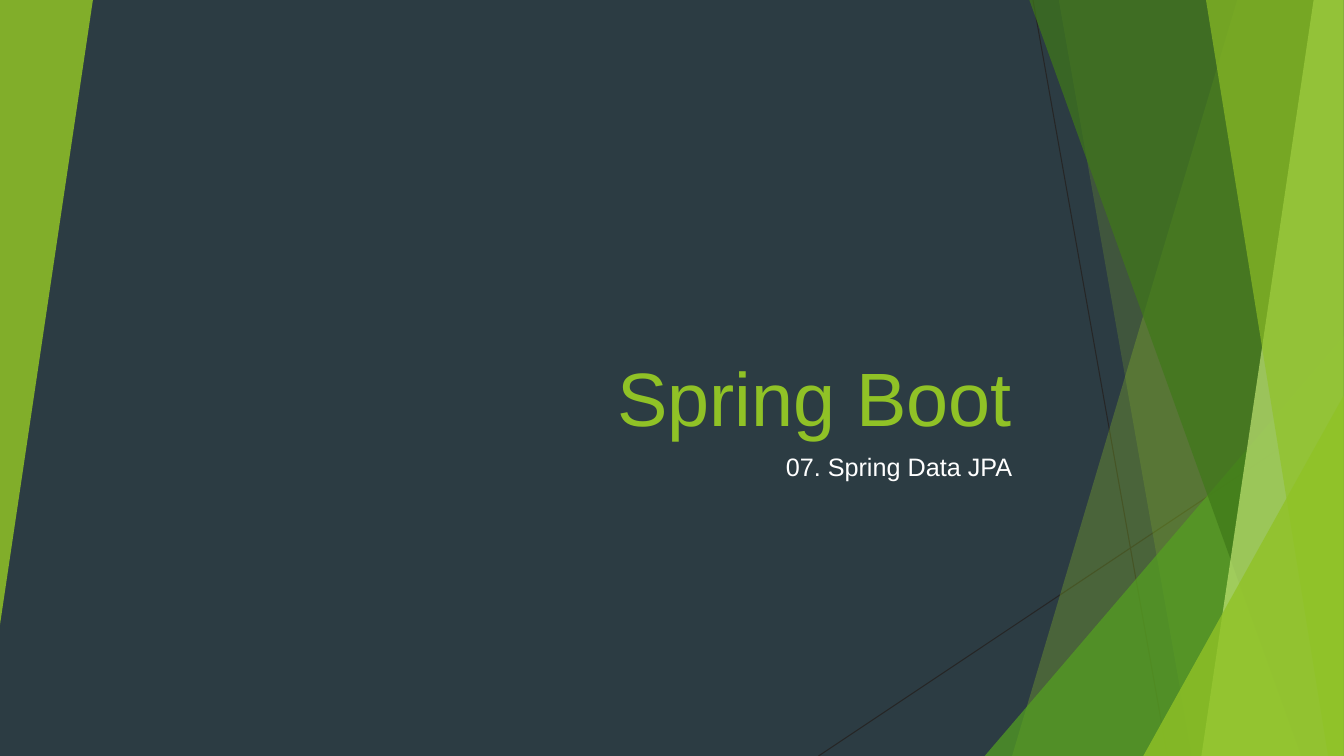
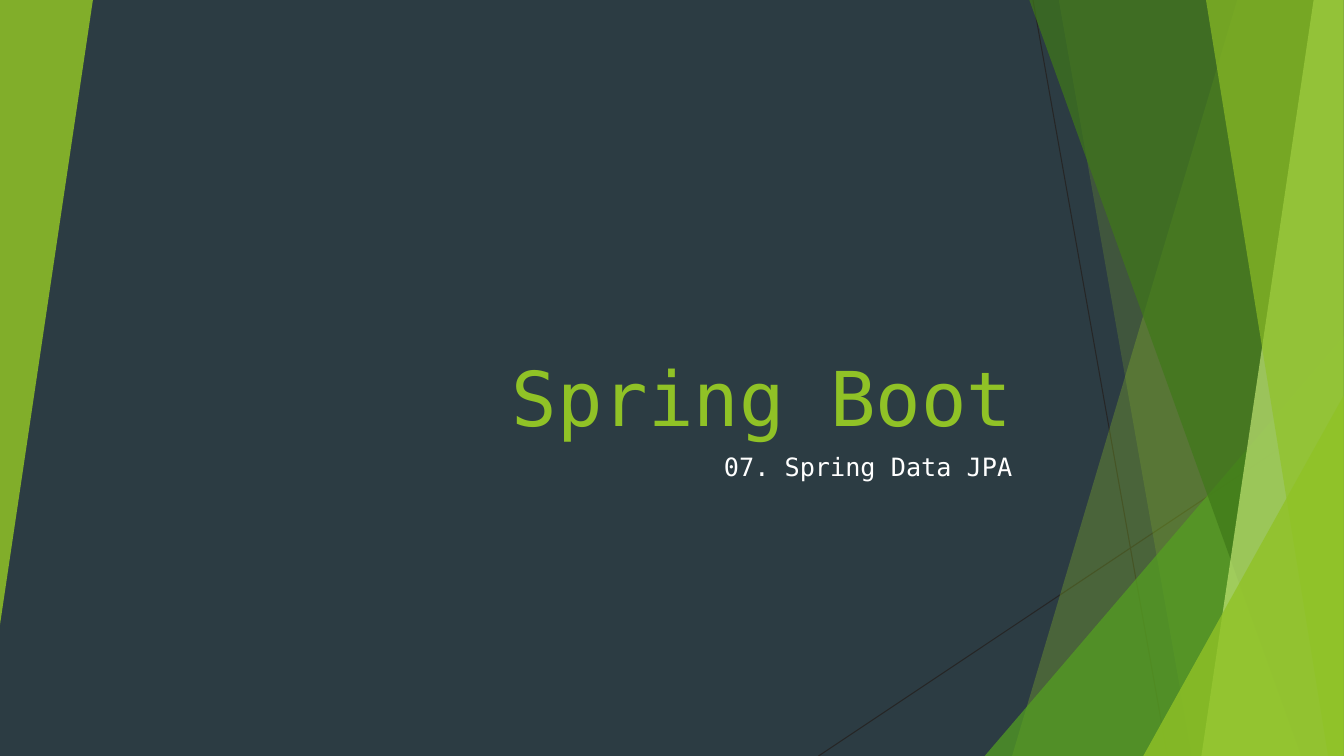
Before and after one commit to sobbingwind/SpringBoot, a slide deck: slide 1 of 07.Spring Data JPA.pptx. Drawn at 1344x756 pixels with LibreOffice and Linux fonts; fonts in the diff are those of the drawing. Boxes give left, top, right and bottom in pixels: in the first picture for what was removed or moved away, otherwise in the second. Text is boxed around its words. In the diff, an @@ line names an element or a change of style, - is before the commit and + after.

```diff
--- a/07.Spring Data JPA.pptx
+++ b/07.Spring Data JPA.pptx
@@ title "Spring Boot" at (x1=512, y1=368, x2=1012, y2=442): font Arial to DejaVu Sans Mono @@
@@ subtitle "07. Spring Data JPA" at (x1=724, y1=457, x2=1013, y2=482): font Arial to DejaVu Sans Mono @@
```
Also in this commit, not shown: 2 other slides changed, 26 slides added.
